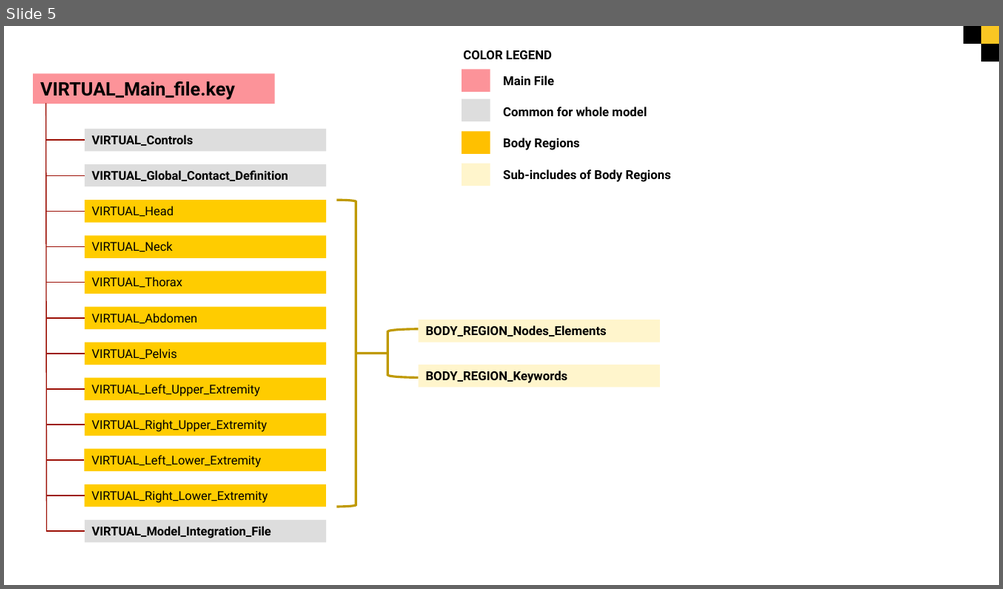
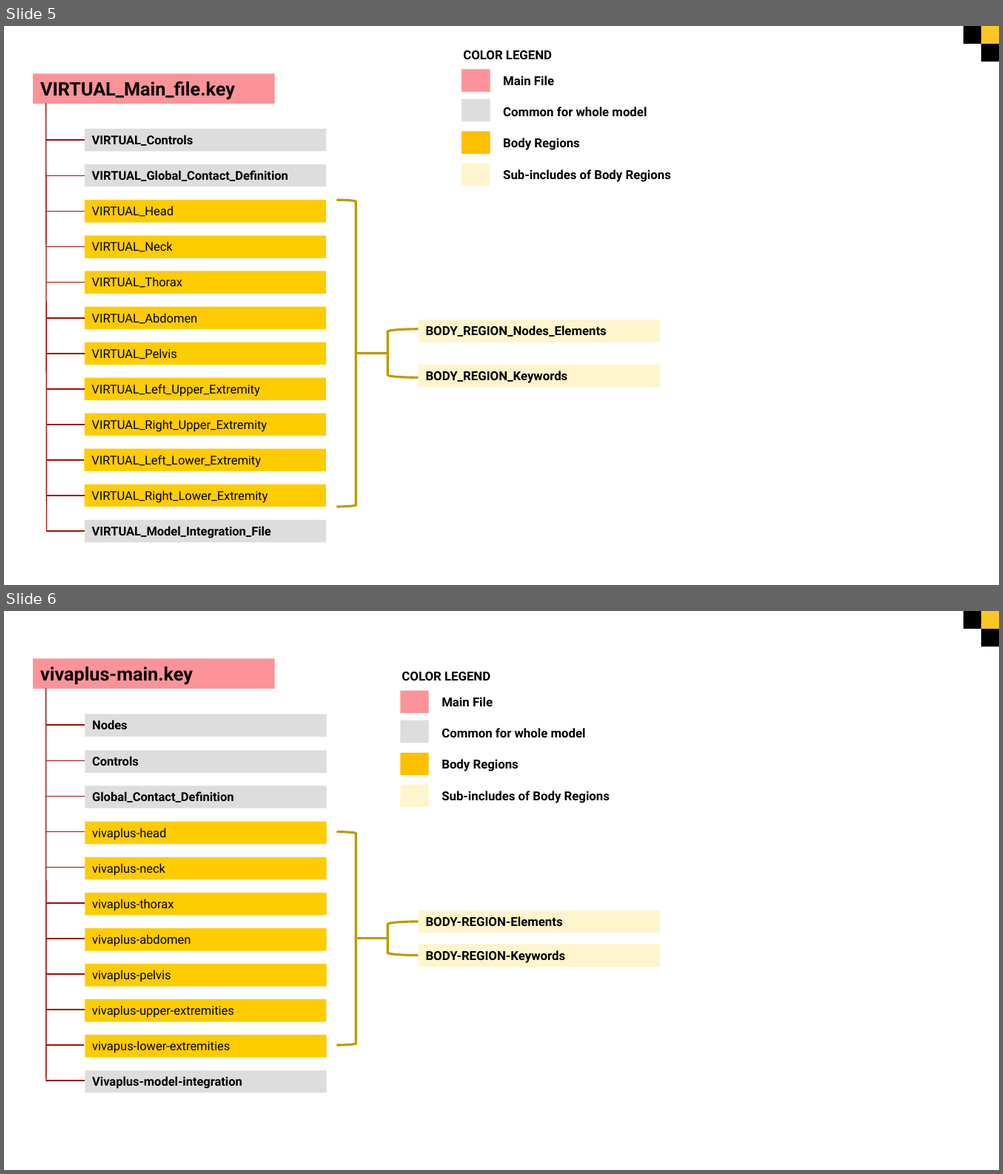
Before and after one commit to jobindjohn/vivaplus_v0.2, a slide deck: documentation/docs/user-guide/images/Identifiers.pptx. Shown one above the other, each under a label of ours: slide 5 before the commit, slides 5 and 6 after it. The pictures are 1003x589 and 1003x1174 pixels, drawn with LibreOffice and Linux fonts; fonts in the diff are those of the drawing; background and template pictures are left out. Boxes give left, top, right and bottom in pixels: in the first picture for what was removed or moved away, otherwise in the second. Text is boxed around its words. In the diff, an @@ line names an element or a change of style, - is before the commit and + after.

Commit message:
Update identifier and include file structure images

```diff
--- a/documentation/docs/user-guide/images/Identifiers.pptx
+++ b/documentation/docs/user-guide/images/Identifiers.pptx
@@ slide 6 added at [4, 611, 999, 1170], background #FFFFFF; not listed: 3 template elements that a slide beside it also shows @@
@@ rectangle added at [33, 659, 275, 689], fill #FC9399, 18 pt, text #000000, bold @@
+vivaplus-main.key
@@ text added at [401, 672, 490, 681], 12 pt, text #000000, bold @@
+COLOR LEGEND
@@ rectangle added at [400, 691, 429, 713], fill #FC9399 @@
@@ text added at [441, 697, 492, 706], 12 pt, text #000000, bold @@
+Main File
@@ rectangle added at [85, 714, 327, 736], fill #DDDDDD, 11.8 pt, text #000000, bold @@
+Nodes
@@ rectangle added at [400, 720, 429, 742], fill #DDDDDD @@
@@ rectangle added at [435, 722, 676, 744], outline #FFFFFF 0.75 pt, 12 pt, text #000000, bold @@
+Common for whole model
@@ rectangle added at [85, 751, 327, 773], fill #DDDDDD, 11.8 pt, text #000000, bold @@
+Controls
@@ rectangle added at [400, 753, 429, 775], fill #FFC000 @@
@@ text added at [441, 759, 518, 772], 12 pt, text #000000, bold @@
+Body Regions
@@ rectangle added at [85, 786, 327, 809], fill #DDDDDD, 11.8 pt, text #000000, bold @@
+Global_Contact_Definition
@@ rectangle added at [400, 785, 429, 807], fill #FFF5CC @@
@@ text added at [441, 791, 609, 803], 12 pt, text #000000, bold @@
+Sub-includes of Body Regions
@@ rectangle added at [85, 821, 327, 844], fill #FFCC00, 11.8 pt, text #000000 @@
+vivaplus-head
@@ right bracket added at [337, 832, 356, 1045], outline #BF9900 2.25 pt @@
@@ rectangle added at [85, 857, 327, 880], fill #FFCC00, 11.8 pt, text #000000 @@
+vivaplus-neck
@@ rectangle added at [85, 893, 327, 915], fill #FFCC00, 11.8 pt, text #000000 @@
+vivaplus-thorax
@@ rectangle added at [418, 911, 660, 934], fill #FFF5CC, 12 pt, text #000000, bold @@
+BODY-REGION-Elements
@@ rectangle added at [85, 929, 327, 951], fill #FFCC00, 11.8 pt, text #000000 @@
+vivaplus-abdomen
@@ line added from (356, 939) to (387, 939), #BF9900 2.25 pt @@
@@ left bracket added at [387, 922, 418, 956], outline #BF9900 2.25 pt @@
@@ rectangle added at [85, 964, 327, 986], fill #FFCC00, 11.8 pt, text #000000 @@
+vivaplus-pelvis
@@ rectangle added at [418, 945, 660, 967], fill #FFF5CC, 12 pt, text #000000, bold @@
+BODY-REGION-Keywords
@@ rectangle added at [85, 999, 327, 1022], fill #FFCC00, 11.8 pt, text #000000 @@
+vivaplus-upper-extremities
@@ rectangle added at [85, 1036, 327, 1058], fill #FFCC00, 11.8 pt, text #000000 @@
+vivapus-lower-extremities
@@ rectangle added at [85, 1071, 327, 1093], fill #DDDDDD, 11.8 pt, text #000000, bold @@
+Vivaplus-model-integration
@@ group added at [45, 689, 85, 1082]: 12 lines @@
```
Also in this commit, not shown: 1 slide changed, 2 other files.
